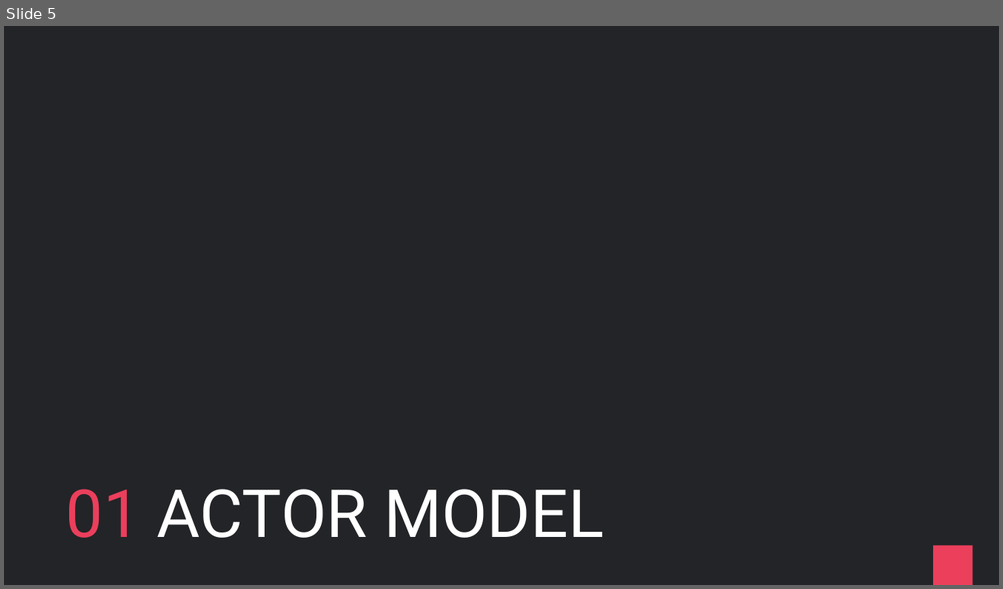
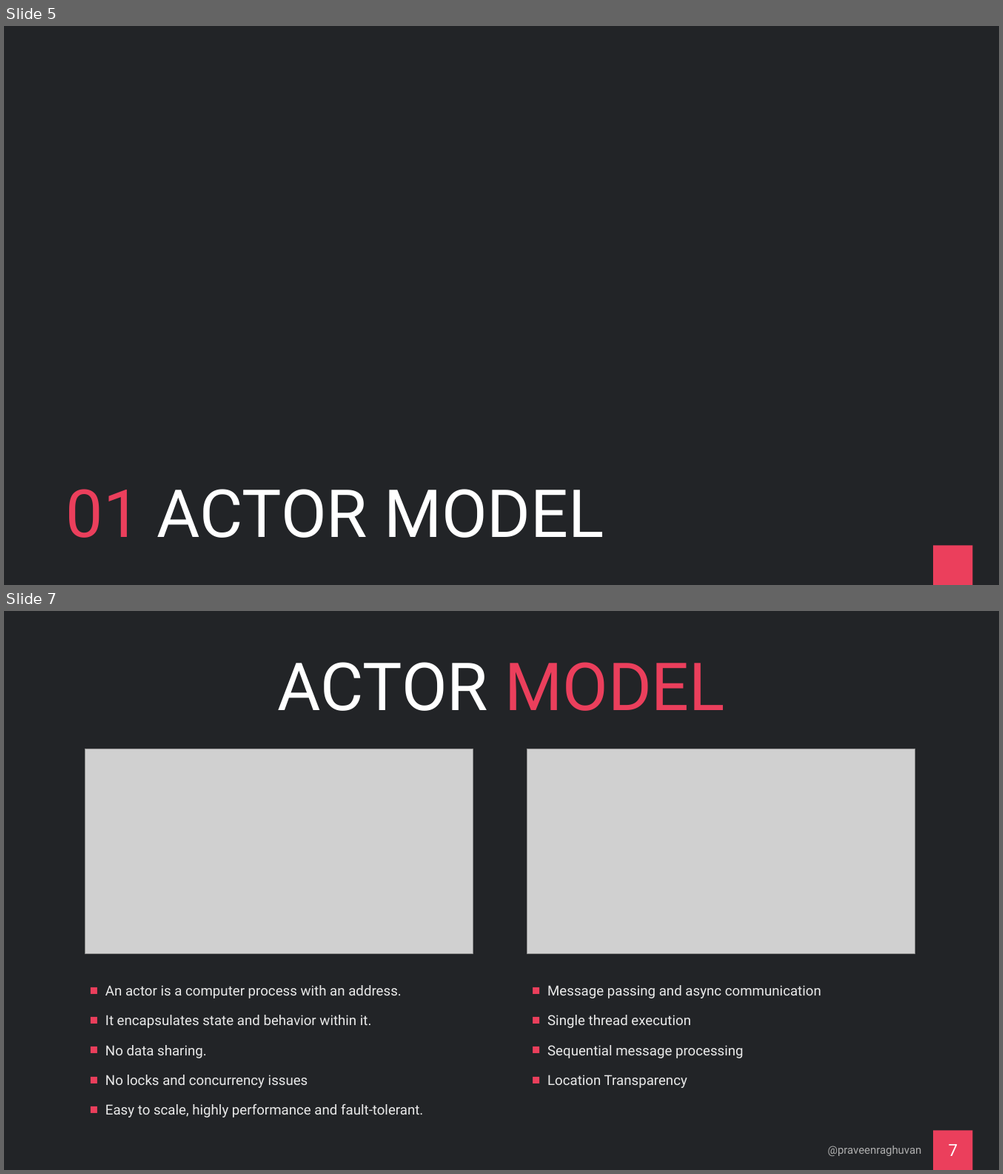
Before and after one commit to praveenraghuvanshi/tech-sessions, a slide deck: drafts/Orleans/ppt/Orleans_draft.pptx. Shown one above the other, each under a label of ours: slide 5 before the commit, slides 5 and 7 after it; the slides between them are not shown. The pictures are 1003x589 and 1003x1174 pixels, drawn with LibreOffice and Linux fonts; fonts in the diff are those of the drawing; grey boxes stand for pictures; background and template pictures are left out. Boxes give left, top, right and bottom in pixels: in the first picture for what was removed or moved away, otherwise in the second. Text is boxed around its words. In the diff, an @@ line names an element or a change of style, - is before the commit and + after.

```diff
--- a/drafts/Orleans/ppt/Orleans_draft.pptx
+++ b/drafts/Orleans/ppt/Orleans_draft.pptx
@@ slide 7 added at [4,611,999,1170], background #222427; not listed: 1 template element that a slide beside it also shows @@
@@ title added at [278,662,725,711], 96 pt, text #FFFFFF @@
+ACTOR MODEL
@@ picture added at [85,749,472,954] @@
@@ picture added at [526,749,914,954] @@
@@ text added at [105,985,423,1118], 20 pt, text #EAEAEA @@
+■ An actor is a computer process with an address.
+■ It encapsulates state and behavior within it.
+■ No data sharing.
+■ No locks and concurrency issues
+■ Easy to scale, highly performance and fault-tolerant.
@@ text added at [547,985,821,1088], 20 pt, text #EAEAEA @@
+■ Message passing and async communication
+■ Single thread execution
+■ Sequential message processing
+■ Location Transparency
@@ text added at [828,1146,922,1156], 16 pt, text #B0B0B0 @@
+@praveenraghuvan
@@ page number added at [948,1145,958,1156], 24 pt, text #FFFFFF @@
+7
```
Also in this commit, not shown: 1 slide changed, 1 slide removed, 24 other files.
